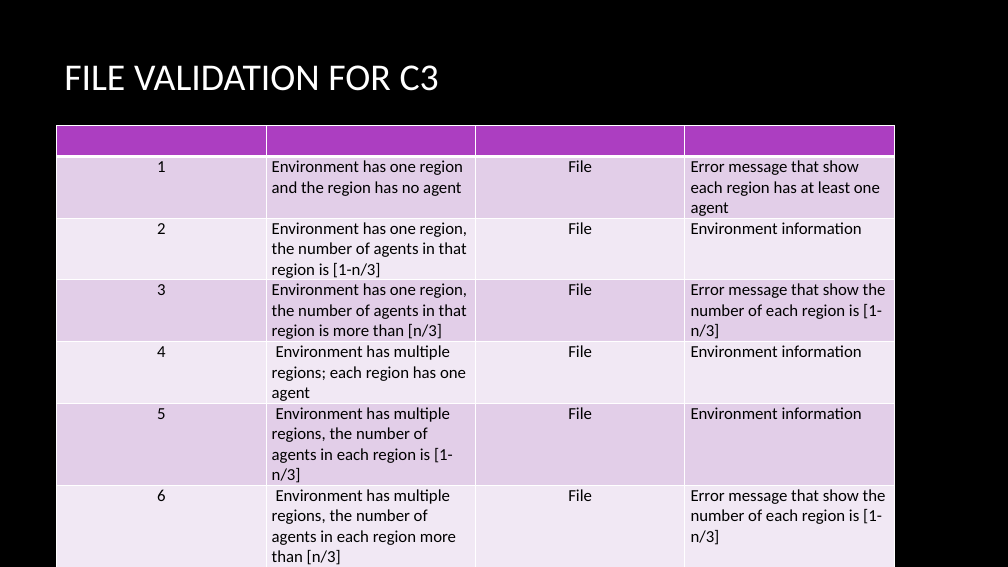
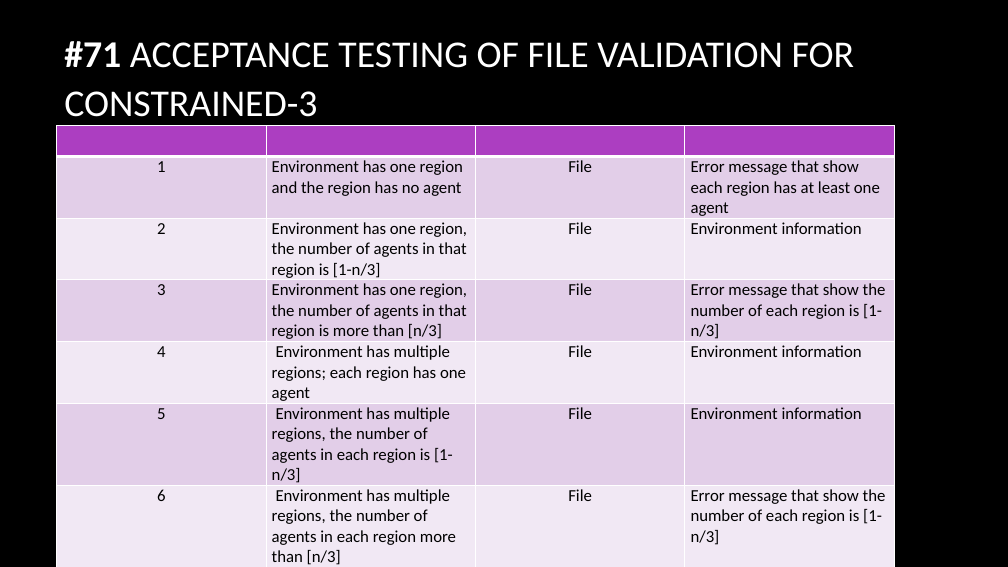
Before and after one commit to Giant-Visualize/Giant-Visualize-Multi-Agent-Patrolling, a slide deck: slide 6 of Document/GIANTS_SixthPresentation.pptx. Drawn at 1008x567 pixels with LibreOffice and Linux fonts; fonts in the diff are those of the drawing; background and template pictures are left out. Boxes give left, top, right and bottom in pixels: in the first picture for what was removed or moved away, otherwise in the second. Text is boxed around its words. In the diff, an @@ line names an element or a change of style, - is before the commit and + after.

```diff
--- a/Document/GIANTS_SixthPresentation.pptx
+++ b/Document/GIANTS_SixthPresentation.pptx
@@ title at box(64, 41, 855, 117): text changed @@
-FILE VALIDATION FOR C3
+#71 ACCEPTANCE TESTING OF FILE VALIDATION FOR CONSTRAINED-3
```
Also in this commit, not shown: 2 other slides changed, 2 slides added, 1 slide removed, 3 other files.
